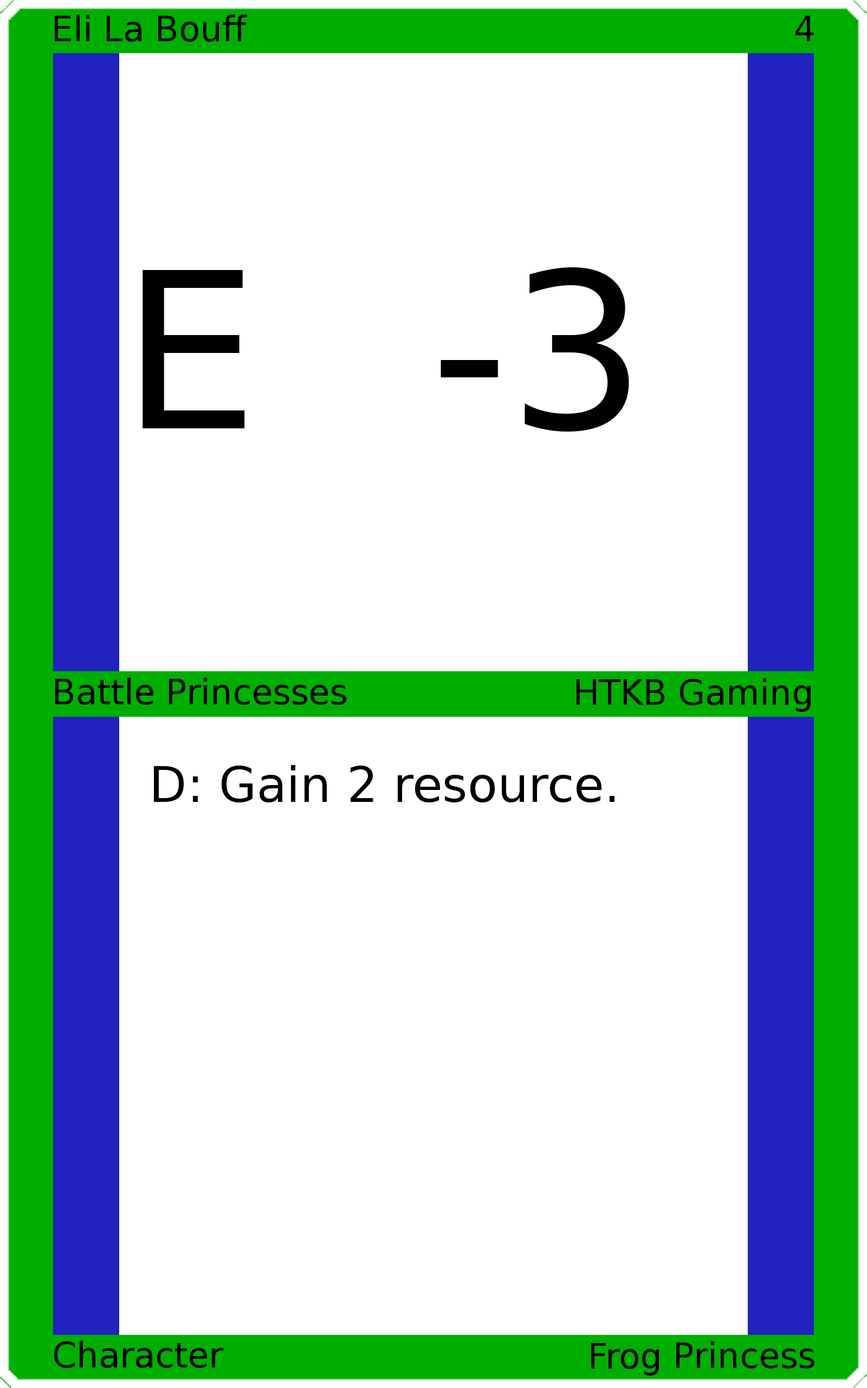
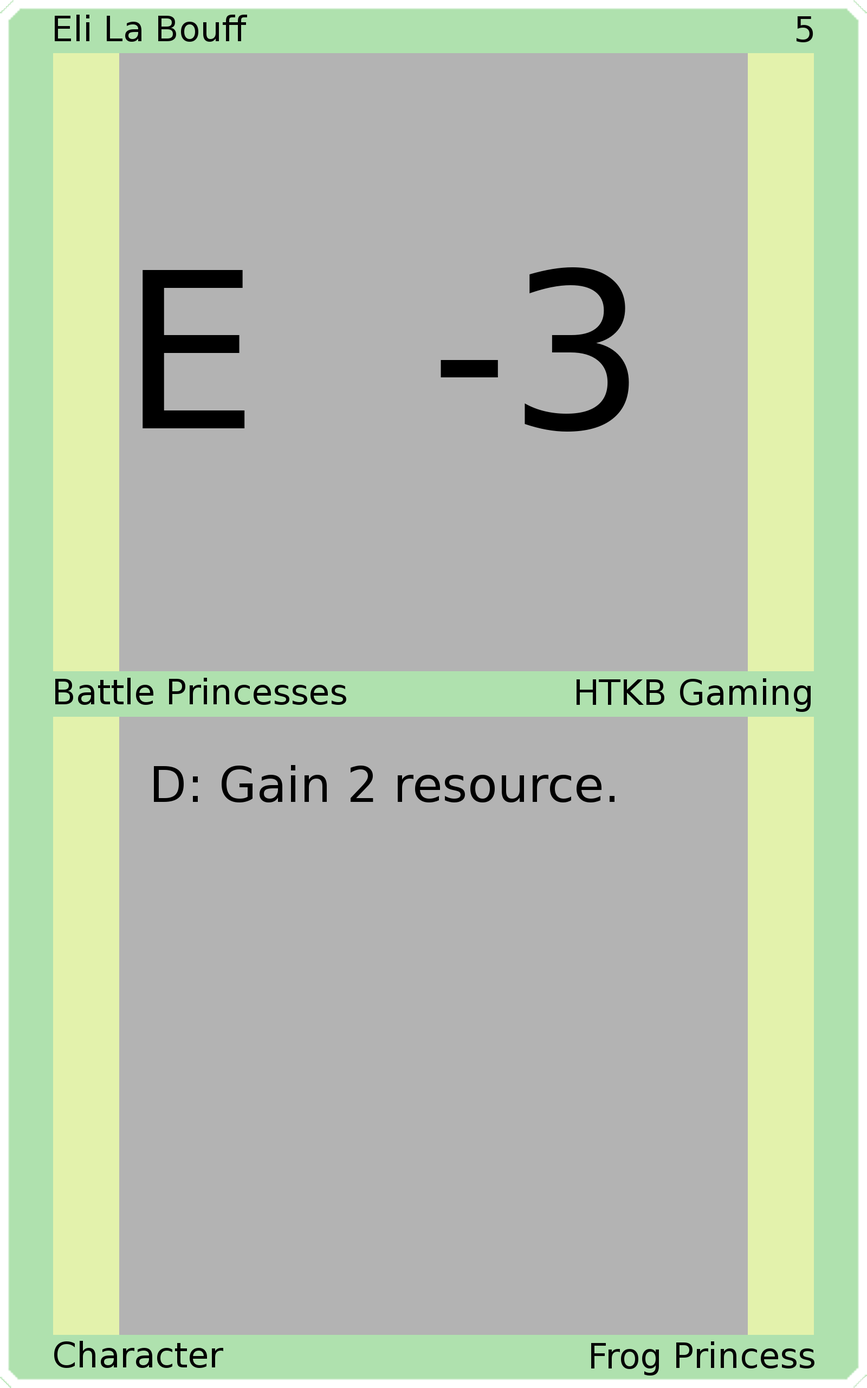
Layered file, before and after one edit (867x1388). Changes by layer:
painted on "Upper Right" over [795, 15, 815, 43]
painted on "Border" over [0, 0, 867, 1388]
painted on "Top Background" over [119, 52, 748, 673]
painted on "Bottom Background" over [119, 715, 748, 1336]
painted on "Background" over [35, 35, 832, 1352]
